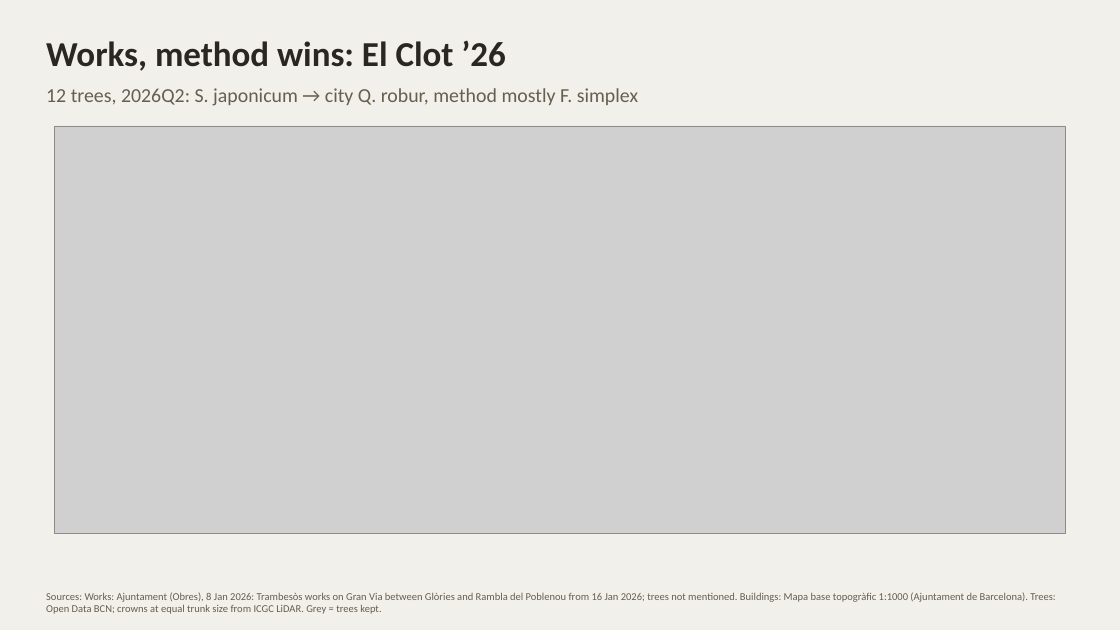
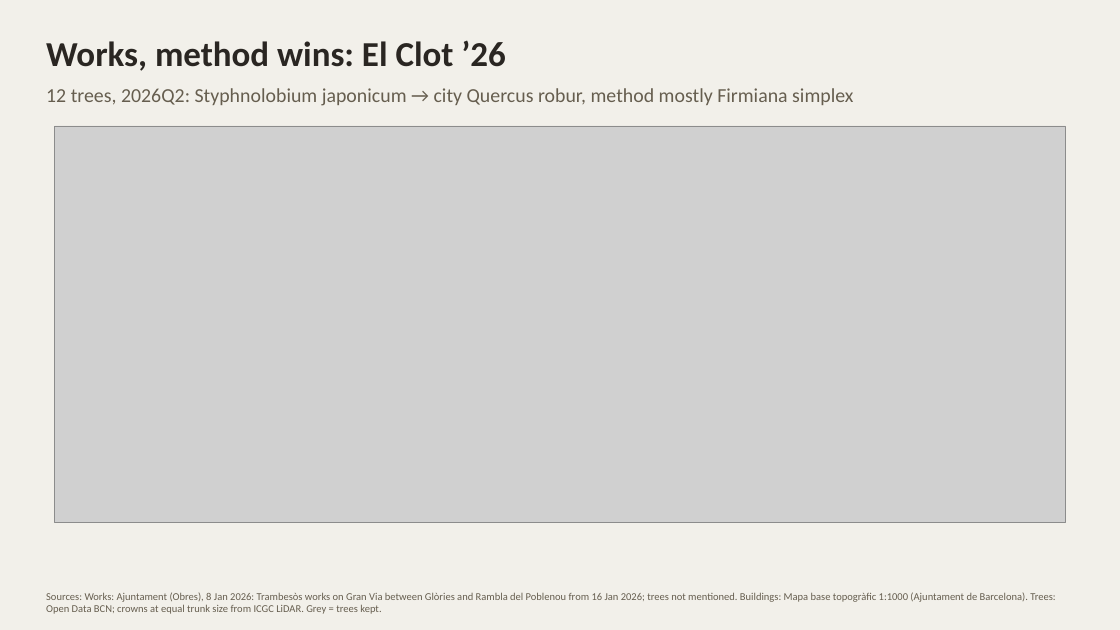
Before and after one commit to giofox96/shade-and-sponge, a slide deck: slide 7 of slides/backtest_works.pptx. Drawn at 1120x630 pixels with LibreOffice and Linux fonts; fonts in the diff are those of the drawing; grey boxes stand for pictures. Boxes give left, top, right and bottom in pixels: in the first picture for what was removed or moved away, otherwise in the second. Text is boxed around its words. In the diff, an @@ line names an element or a change of style, - is before the commit and + after.

```diff
--- a/slides/backtest_works.pptx
+++ b/slides/backtest_works.pptx
@@ text at [46, 88, 853, 106]: text changed @@
-12 trees, 2026Q2: S. japonicum → city Q. robur, method mostly F. simplex
+12 trees, 2026Q2: Styphnolobium japonicum → city Quercus robur, method mostly Firmiana simplex
@@ picture: place and size @@
-picture at [55, 126, 1065, 534]
+picture at [55, 126, 1065, 523]
```
Also in this commit, not shown: 2 other slides changed, 4 other files.
